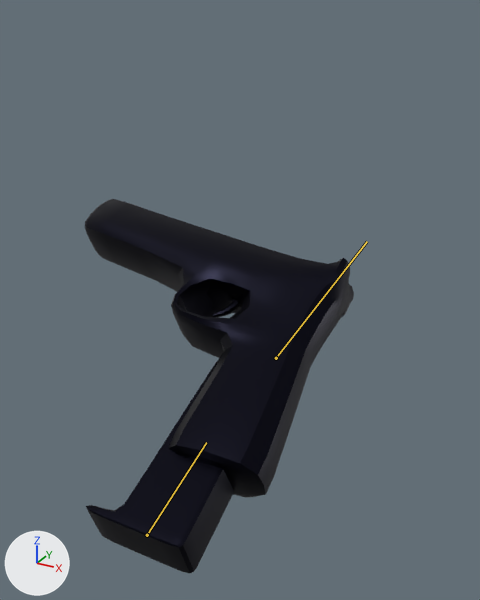
The Blender file res/models/weapons/pistol/pistol.blend, before and after one commit.
Both versions are drawn from a camera (50 mm lens) standing at (0.185, -0.555, 0.247) and looking at (-0.056, -0.116, 0.028). Every picture has the same lights, and +X, +Y and +Z are marked at lower left. Both versions are drawn at frame 19 of the action 'Reload'; the numbers are the values there. The bones that bend it are drawn over the model as lines.

The first picture shows 'Pistol'.
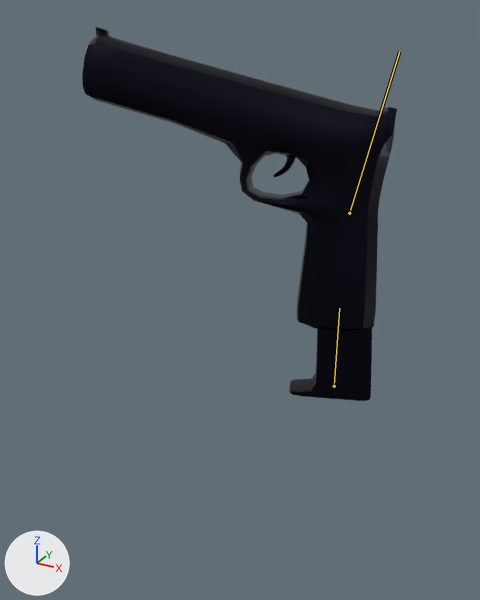
The change, as a diff of the scene's bpy script:
```diff
--- a/res/models/weapons/pistol/pistol.blend.py
+++ b/res/models/weapons/pistol/pistol.blend.py
@@ bone_handle @@
 bone_handle = bpy.data.objects['GunRig'].pose.bones['Handle']
-bone_handle.location = (-0.0074, 0.0013, 0.1472)
-bone_handle.rotation_euler = (-1.117, -0.157, -0.0698)  # degrees (-64, -9, -4)
+bone_handle.location = (-0.0099, 0.077, -0.0053)
+bone_handle.rotation_euler = (-0.262, 0.349, -0.262)  # degrees (-15, 20, -15)
@@ bone_mag @@
 bone_mag = bpy.data.objects['GunRig'].pose.bones['Mag']  # child of 'Handle'
-bone_mag.location = (-0.0226, -0.0533, 0.0062)
-bone_mag.rotation_euler = (-0.122, -0.0175, -0.0524)  # degrees (-7, -1, -3)
+bone_mag.location = (0.0025, -0.0628, -0.0001)
+bone_mag.rotation_euler = (0.0, 0.0, 0.0)  # degrees (0, 0, 0)
```

Pixel boxes [x1, y1, x2, y2] of what changed, in the pictures (480 x 600 px):
'Pistol', posed (17% wider): before [85, 199, 354, 573]; after [82, 27, 397, 401]
bone 'Handle', root to tip: before (276, 358) to (367, 241); after (349, 213) to (399, 51)
bone 'Mag', root to tip: before (147, 535) to (206, 442); after (334, 386) to (339, 308)
